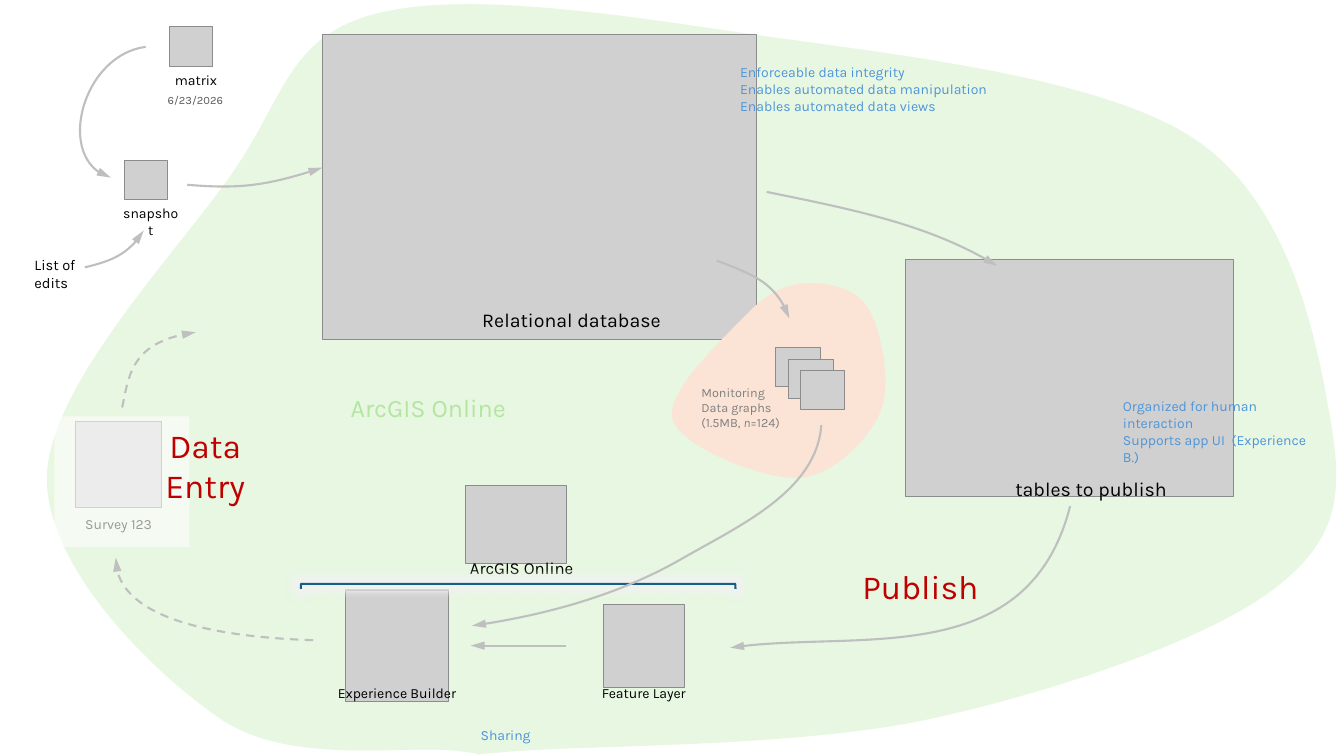
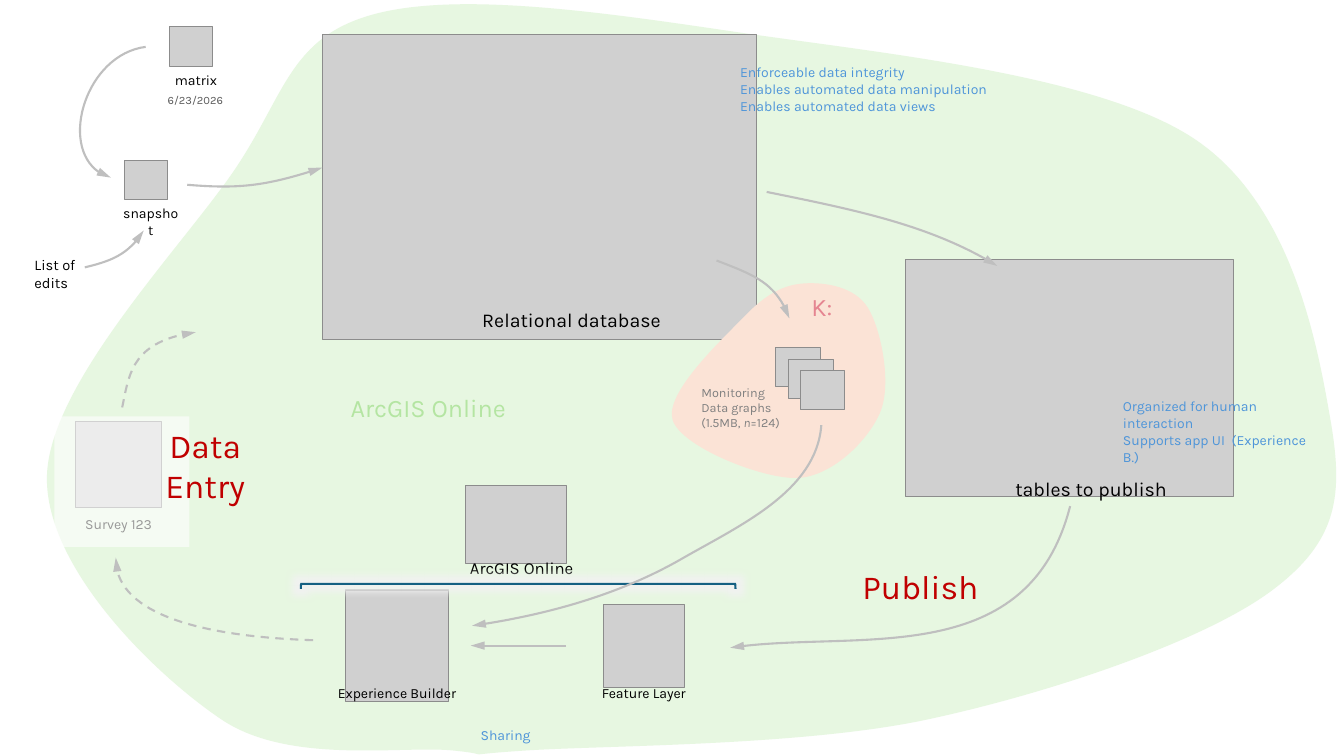
Before and after one commit to WA-Nearshore/seagrass-restoration-processing, a slide deck: slide 12 of docs/seagrass_restoration_storymap_notes.pptx. Drawn at 1344x756 pixels with LibreOffice and Linux fonts; fonts in the diff are those of the drawing; grey boxes stand for pictures. Boxes give left, top, right and bottom in pixels: in the first picture for what was removed or moved away, otherwise in the second. Text is boxed around its words. In the diff, an @@ line names an element or a change of style, - is before the commit and + after.

```diff
--- a/docs/seagrass_restoration_storymap_notes.pptx
+++ b/docs/seagrass_restoration_storymap_notes.pptx
@@ text added at <box>811,300,832,316</box>, 18 pt, text #E58591 @@
+K:
```
Also in this commit, not shown: 2 other slides changed, 5 slides added.
